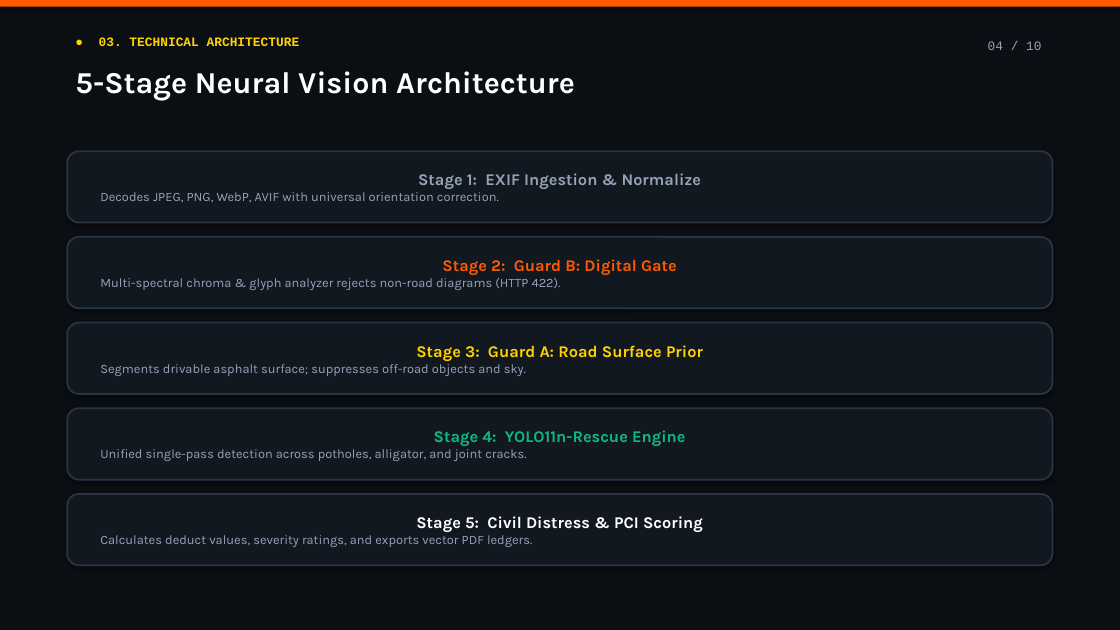
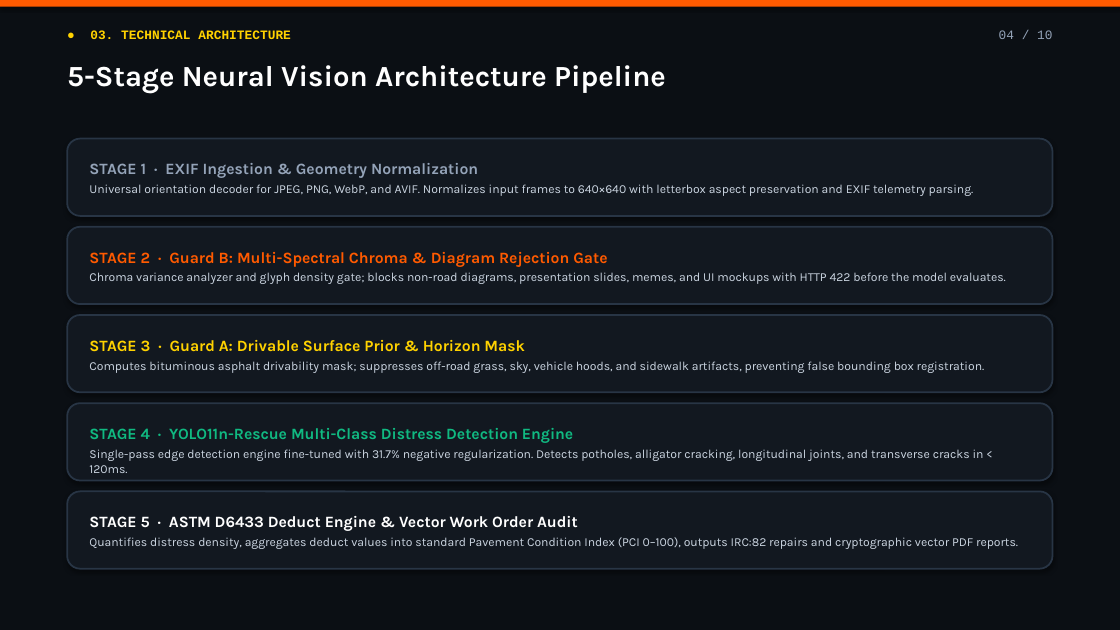
Before and after one commit to Priya-Ranjan-0201/Potholes-detector, a slide deck: slide 4 of ScamRoad_Presentation.pptx. Drawn at 1120x630 pixels with LibreOffice and Linux fonts; fonts in the diff are those of the drawing. Boxes give left, top, right and bottom in pixels: in the first picture for what was removed or moved away, otherwise in the second. Text is boxed around its words. In the diff, an @@ line names an element or a change of style, - is before the commit and + after.

Commit message:
docs: overhaul presentation deck with publication-grade design and slide previews

```diff
--- a/ScamRoad_Presentation.pptx
+++ b/ScamRoad_Presentation.pptx
@@ text "● 03. TECHNICAL ARCHITECTURE": place and size @@
-text "● 03. TECHNICAL ARCHITECTURE" at [99, 37, 300, 46]
+text "● 03. TECHNICAL ARCHITECTURE" at [90, 30, 291, 39]
@@ text "04 / 10": place and size @@
-text "04 / 10" at [988, 41, 1041, 50]
+text "04 / 10" at [999, 30, 1052, 39]
@@ text at [67, 65, 666, 93]: text changed; size 26 to 25 pt @@
-5-Stage Neural Vision Architecture
+5-Stage Neural Vision Architecture Pipeline
@@ rounded rectangle "STAGE 1 · EXIF Ingestion ...": place and size @@
-rounded rectangle "STAGE 1 · EXIF Ingestion ..." at [67, 151, 1053, 223]
+rounded rectangle "STAGE 1 · EXIF Ingestion ..." at [67, 139, 1053, 216]
@@ text in rounded rectangle at [89, 163, 974, 196]: text changed; size 11 to 10.5 pt; text colour #94A3B8 to #CBD5E1 @@
-Stage 1: EXIF Ingestion & Normalize
-Decodes JPEG, PNG, WebP, AVIF with universal orientation correction.
+STAGE 1 · EXIF Ingestion & Geometry Normalization
+Universal orientation decoder for JPEG, PNG, WebP, and AVIF. Normalizes input frames to 640×640 with letterbox aspect preservation and EXIF telemetry parsing.
@@ rounded rectangle "STAGE 2 · Guard B: ...": place and size @@
-rounded rectangle "STAGE 2 · Guard B: ..." at [67, 237, 1053, 308]
+rounded rectangle "STAGE 2 · Guard B: ..." at [67, 227, 1053, 304]
@@ text in rounded rectangle at [89, 252, 1006, 284]: text changed; size 11 to 10.5 pt; text colour #94A3B8 to #CBD5E1 @@
-Stage 2: Guard B: Digital Gate
-Multi-spectral chroma & glyph analyzer rejects non-road diagrams (HTTP 422).
+STAGE 2 · Guard B: Multi-Spectral Chroma & Diagram Rejection Gate
+Chroma variance analyzer and glyph density gate; blocks non-road diagrams, presentation slides, memes, and UI mockups with HTTP 422 before the model evaluates.
@@ rounded rectangle "STAGE 3 · Guard A: ...": place and size @@
-rounded rectangle "STAGE 3 · Guard A: ..." at [67, 323, 1053, 394]
+rounded rectangle "STAGE 3 · Guard A: ..." at [67, 315, 1053, 392]
@@ text in rounded rectangle at [89, 340, 985, 373]: text changed; size 11 to 10.5 pt; text colour #94A3B8 to #CBD5E1 @@
-Stage 3: Guard A: Road Surface Prior
-Segments drivable asphalt surface; suppresses off-road objects and sky.
+STAGE 3 · Guard A: Drivable Surface Prior & Horizon Mask
+Computes bituminous asphalt drivability mask; suppresses off-road grass, sky, vehicle hoods, and sidewalk artifacts, preventing false bounding box registration.
@@ rounded rectangle "STAGE 4 · YOLO11n-Rescue Multi-Class ...": place and size @@
-rounded rectangle "STAGE 4 · YOLO11n-Rescue Multi-Class ..." at [67, 408, 1053, 480]
+rounded rectangle "STAGE 4 · YOLO11n-Rescue Multi-Class ..." at [67, 403, 1053, 481]
@@ text in rounded rectangle at [89, 428, 984, 473]: text changed; size 11 to 10.5 pt; text colour #94A3B8 to #CBD5E1 @@
-Stage 4: YOLO11n-Rescue Engine
-Unified single-pass detection across potholes, alligator, and joint cracks.
+STAGE 4 · YOLO11n-Rescue Multi-Class Distress Detection Engine
+Single-pass edge detection engine fine-tuned with 31.7% negative regularization. Detects potholes, alligator cracking, longitudinal joints, and transverse cracks in < 120ms.
@@ vertical alignment middle to top in 5 elements at [67, 403, 1053, 481], [67, 227, 1053, 304], [67, 315, 1053, 392], [67, 139, 1053, 216], [67, 492, 1053, 569] @@
@@ rounded rectangle "STAGE 5 · ASTM D6433 ...": place and size @@
-rounded rectangle "STAGE 5 · ASTM D6433 ..." at [67, 494, 1053, 565]
+rounded rectangle "STAGE 5 · ASTM D6433 ..." at [67, 492, 1053, 569]
@@ text in rounded rectangle at [89, 516, 1018, 549]: text changed; size 11 to 10.5 pt; text colour #94A3B8 to #CBD5E1 @@
-Stage 5: Civil Distress & PCI Scoring
-Calculates deduct values, severity ratings, and exports vector PDF ledgers.
+STAGE 5 · ASTM D6433 Deduct Engine & Vector Work Order Audit
+Quantifies distress density, aggregates deduct values into standard Pavement Condition Index (PCI 0–100), outputs IRC:82 repairs and cryptographic vector PDF reports.
```
Also in this commit, not shown: 9 other slides changed, 15 other files.
